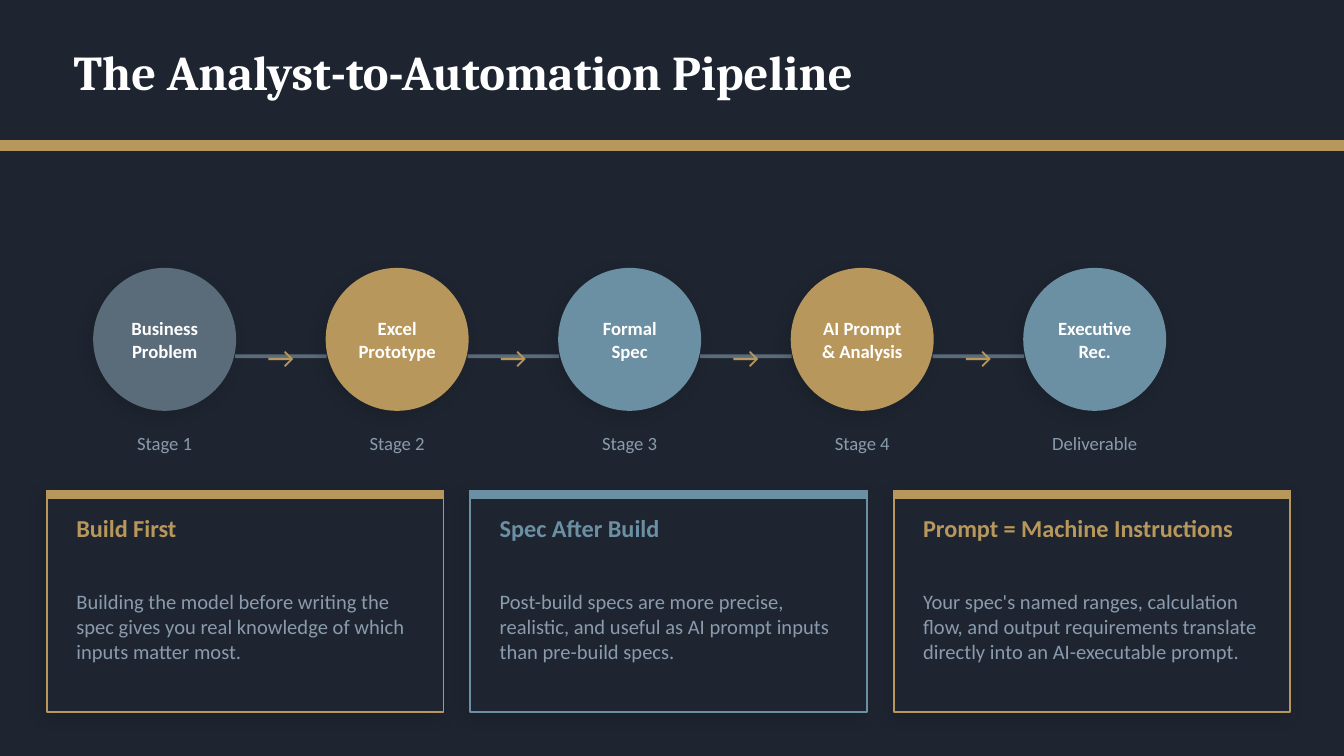
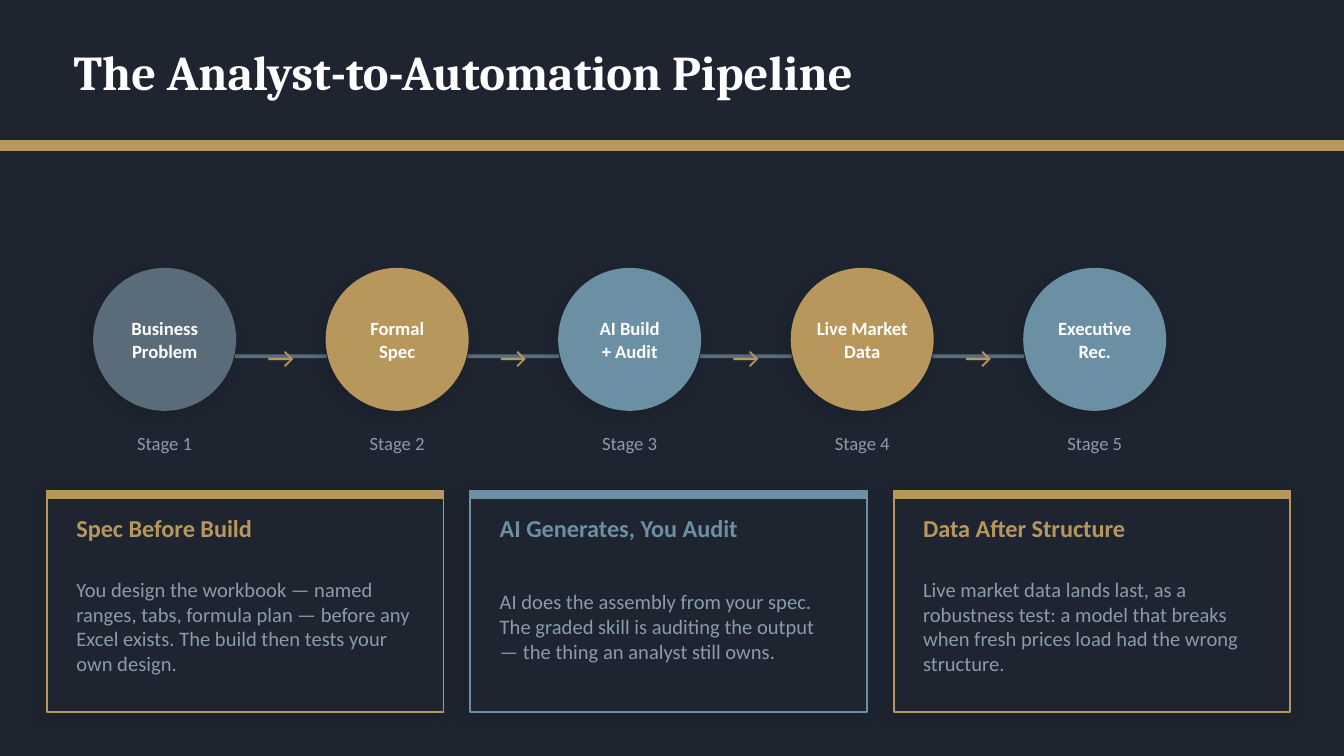
Before and after one commit to adamwstauffer/shidler, a slide deck: slide 10 of courses/International-Finance-And-Securities/projects/fx-hedging/FX-Hedging-Project.pptx (slide 8 before the commit). Drawn at 1344x756 pixels with LibreOffice and Linux fonts; fonts in the diff are those of the drawing. Boxes give left, top, right and bottom in pixels: in the first picture for what was removed or moved away, otherwise in the second. Text is boxed around its words. In the diff, an @@ line names an element or a change of style, - is before the commit and + after.

```diff
--- a/courses/International-Finance-And-Securities/projects/fx-hedging/FX-Hedging-Project.pptx
+++ b/courses/International-Finance-And-Securities/projects/fx-hedging/FX-Hedging-Project.pptx
@@ text at <box>370,322,424,361</box>: text changed @@
-Excel
-Prototype
+Formal
+Spec
@@ text at <box>600,322,660,358</box>: text changed @@
-Formal
-Spec
+AI Build
++ Audit
@@ text at <box>817,322,907,358</box>: text changed @@
-AI Prompt
-& Analysis
+Live Market
+Data
@@ text at <box>1067,438,1122,453</box>: text changed @@
-Deliverable
+Stage 5
@@ text at <box>76,520,251,541</box>: text changed @@
-Build First
+Spec Before Build
@@ text at <box>500,520,738,540</box>: text changed @@
-Spec After Build
+AI Generates, You Audit
@@ text at <box>923,520,1125,537</box>: text changed @@
-Prompt = Machine Instructions
+Data After Structure
@@ text at <box>76,583,410,675</box>: text changed @@
-Building the model before writing the spec gives you real knowledge of which inputs matter most.
+You design the workbook — named ranges, tabs, formula plan — before any Excel exists. The build then tests your own design.
@@ text at <box>500,595,814,663</box>: text changed @@
-Post-build specs are more precise, realistic, and useful as AI prompt inputs than pre-build specs.
+AI does the assembly from your spec. The graded skill is auditing the output — the thing an analyst still owns.
@@ text at <box>923,583,1238,671</box>: text changed @@
-Your spec's named ranges, calculation flow, and output requirements translate directly into an AI-executable prompt.
+Live market data lands last, as a robustness test: a model that breaks when fresh prices load had the wrong structure.
```
Also in this commit, not shown: 14 other slides changed, 3 slides added, 1 slide removed.
